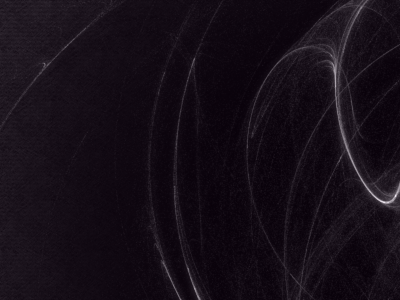
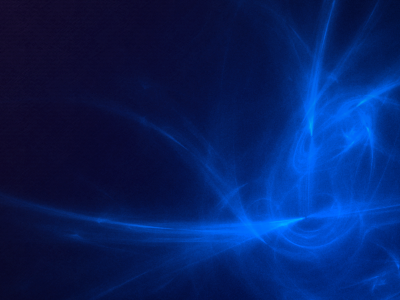
The second 400 × 300 image is a revision of the first. Changes to its layers:
removed layer "Color" (was 10%) over bbox(0, 0, 400, 300)
removed layer "Flame Softglow" over bbox(0, 0, 400, 300)
removed layer "Flame" over bbox(0, 0, 400, 300)
removed layer "Flame Blur" over bbox(0, 0, 400, 300)
removed layer "Paper copy" (was 15%) over bbox(0, 0, 400, 300)
removed layer "Paper" (was 25%) over bbox(0, 0, 400, 300)
painted on "Background" over bbox(0, 0, 400, 300)
